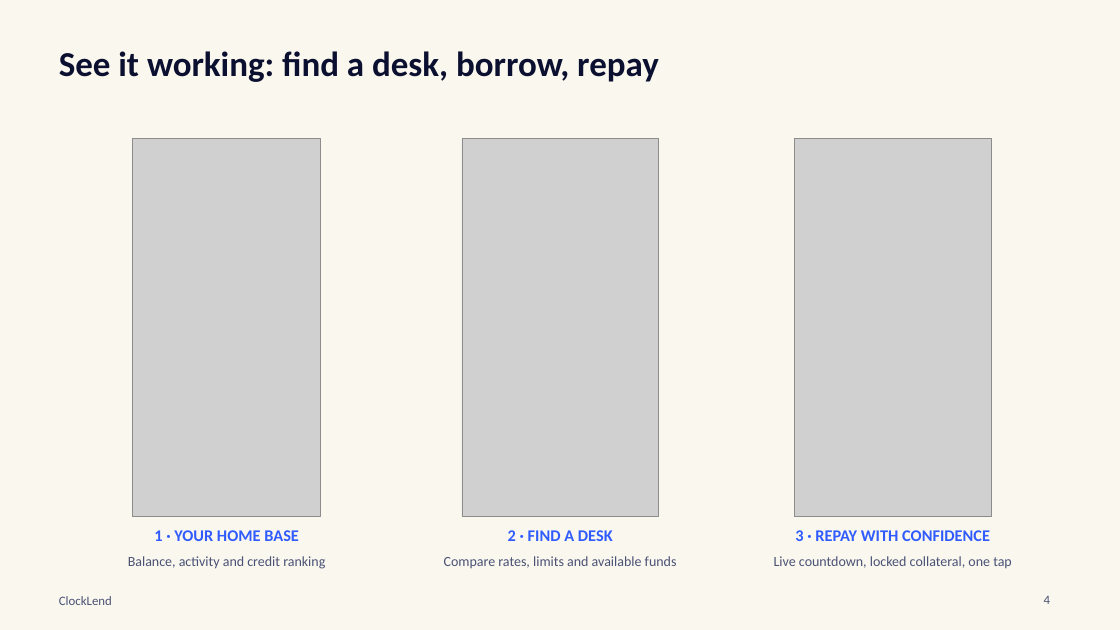
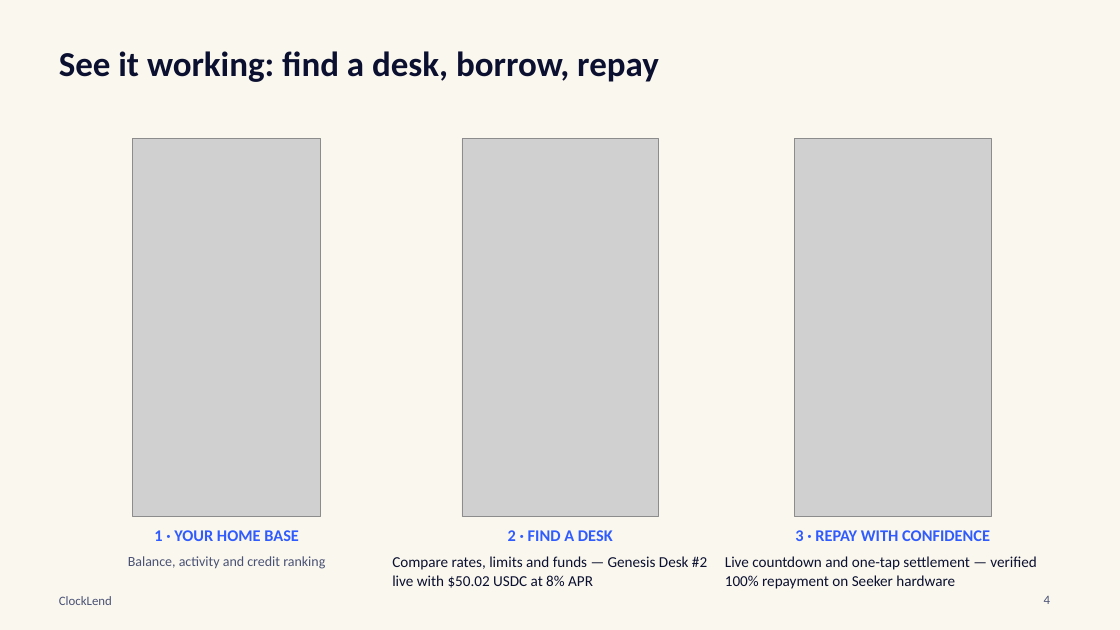
Before and after one commit to luckysitara/ClockLend, a slide deck: slide 4 of docs/ClockLend_Pitch_Deck_CLOCKIN.pptx. Drawn at 1120x630 pixels with LibreOffice and Linux fonts; fonts in the diff are those of the drawing; grey boxes stand for pictures. Boxes give left, top, right and bottom in pixels: in the first picture for what was removed or moved away, otherwise in the second. Text is boxed around its words. In the diff, an @@ line names an element or a change of style, - is before the commit and + after.

```diff
--- a/docs/ClockLend_Pitch_Deck_CLOCKIN.pptx
+++ b/docs/ClockLend_Pitch_Deck_CLOCKIN.pptx
@@ text at (392, 556, 707, 588): text changed; size 12 to 13 pt; text colour #4A5275 to #0B1030 @@
-Compare rates, limits and available funds
+Compare rates, limits and funds — Genesis Desk #2 live with $50.02 USDC at 8% APR
@@ text at (725, 556, 1036, 589): text changed; size 12 to 13 pt; text colour #4A5275 to #0B1030 @@
-Live countdown, locked collateral, one tap
+Live countdown and one-tap settlement — verified 100% repayment on Seeker hardware
```
Also in this commit, not shown: 4 other slides changed, 1 other file.
